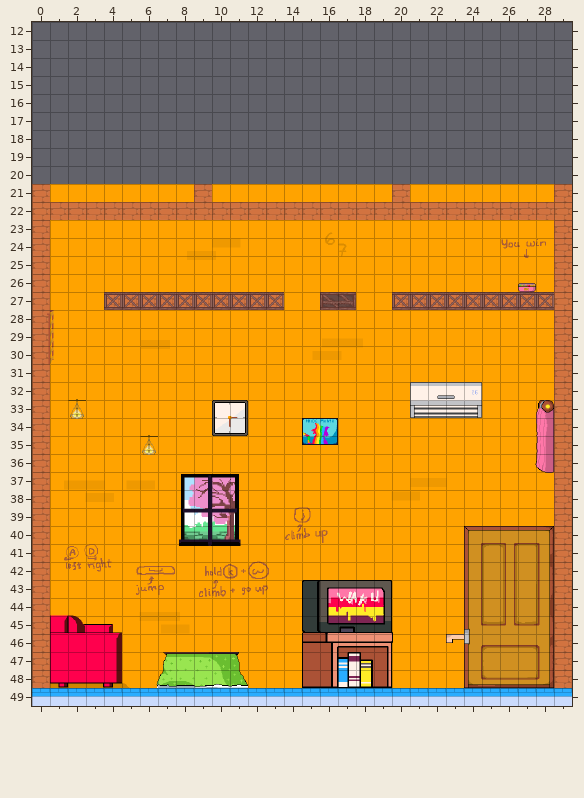
Tiled map, stored at assets/asset_work/maps/house.tmx. Above: the version before the commit.
Cells are 32x32 px. Shown: x 0..29, y 12..49. Tiles whose own drawing changed are shown in their newer look in all pictures.
The same view after the edit:
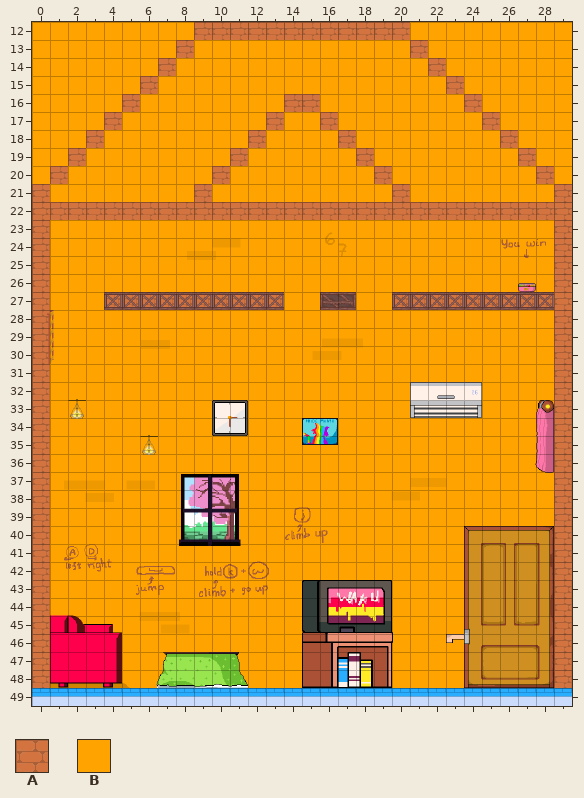
Key: from "decor": A 1830, B 1831.
_ is an empty cell, . an unchanged one.
Edits made:
--- layer "decor"
@@ x 0..29 @@
-12 ______________________________
-13 ______________________________
-14 ______________________________
-15 ______________________________
-16 ______________________________
-17 ______________________________
-18 ______________________________
-19 ______________________________
-20 ______________________________
+12 BBBBBBBBBAAAAAAAAAAAABBBBBBBBB
+13 BBBBBBBBABBBBBBBBBBBBABBBBBBBB
+14 BBBBBBBABBBBBBBBBBBBBBABBBBBBB
+15 BBBBBBABBBBBBBBBBBBBBBBABBBBBB
+16 BBBBBABBBBBBBBAABBBBBBBBABBBBB
+17 BBBBABBBBBBBBABBABBBBBBBBABBBB
+18 BBBABBBBBBBBABBBBABBBBBBBBABBB
+19 BBABBBBBBBBABBBBBBABBBBBBBBABB
+20 BABBBBBBBBABBBBBBBBABBBBBBBBAB
Pixel boxes of the changes (left, top, right, bottom) in both pictures:
added: (32, 22, 572, 184)
